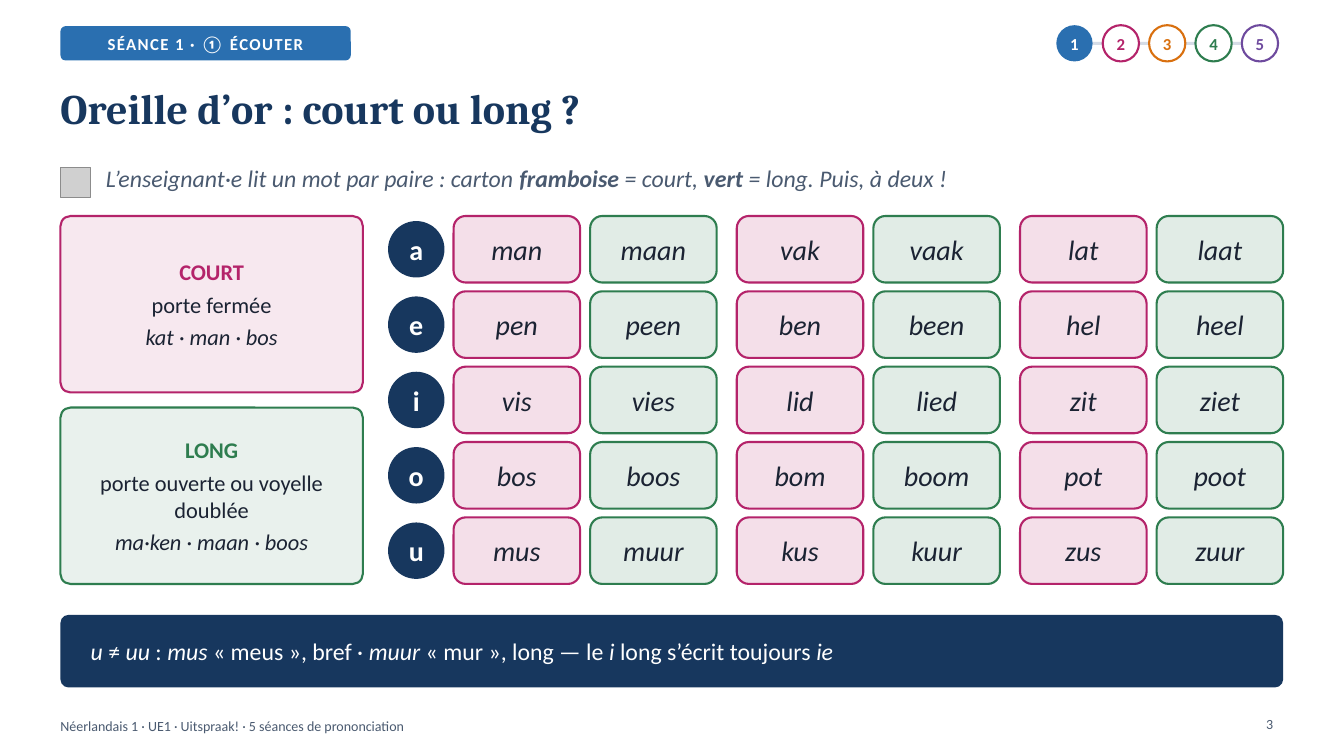
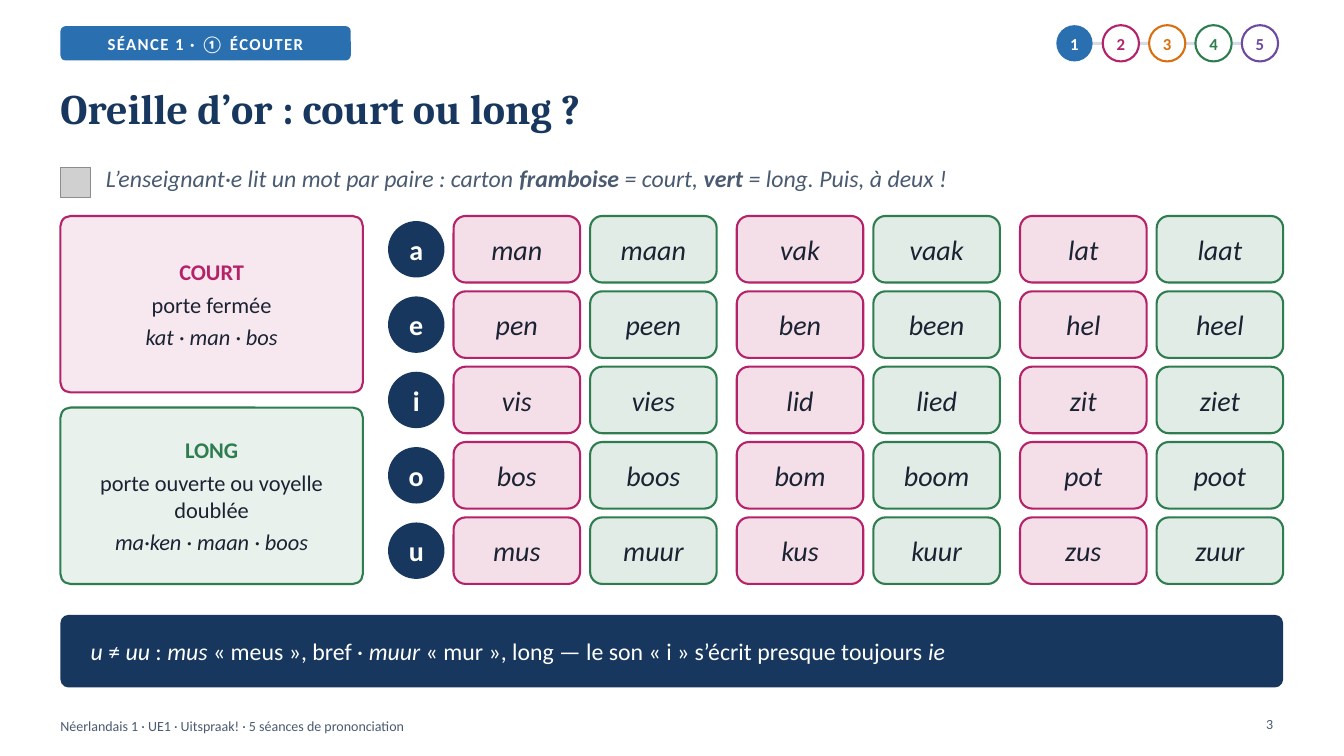
Before and after one commit to ajouniaux/talenleren, a slide deck: slide 3 of neerlandais1/powerpoints/Uitspraak_5_seances.pptx. Drawn at 1344x756 pixels with LibreOffice and Linux fonts; fonts in the diff are those of the drawing; grey boxes stand for pictures. Boxes give left, top, right and bottom in pixels: in the first picture for what was removed or moved away, otherwise in the second. Text is boxed around its words. In the diff, an @@ line names an element or a change of style, - is before the commit and + after.

```diff
--- a/neerlandais1/powerpoints/Uitspraak_5_seances.pptx
+++ b/neerlandais1/powerpoints/Uitspraak_5_seances.pptx
@@ text at (x1=91, y1=643, x2=945, y2=664): text changed @@
-u ≠ uu : mus « meus », bref · muur « mur », long — le i long s’écrit toujours ie
+u ≠ uu : mus « meus », bref · muur « mur », long — le son « i » s’écrit presque toujours ie
```
Also in this commit, not shown: 8 other slides changed, 2 other files.
